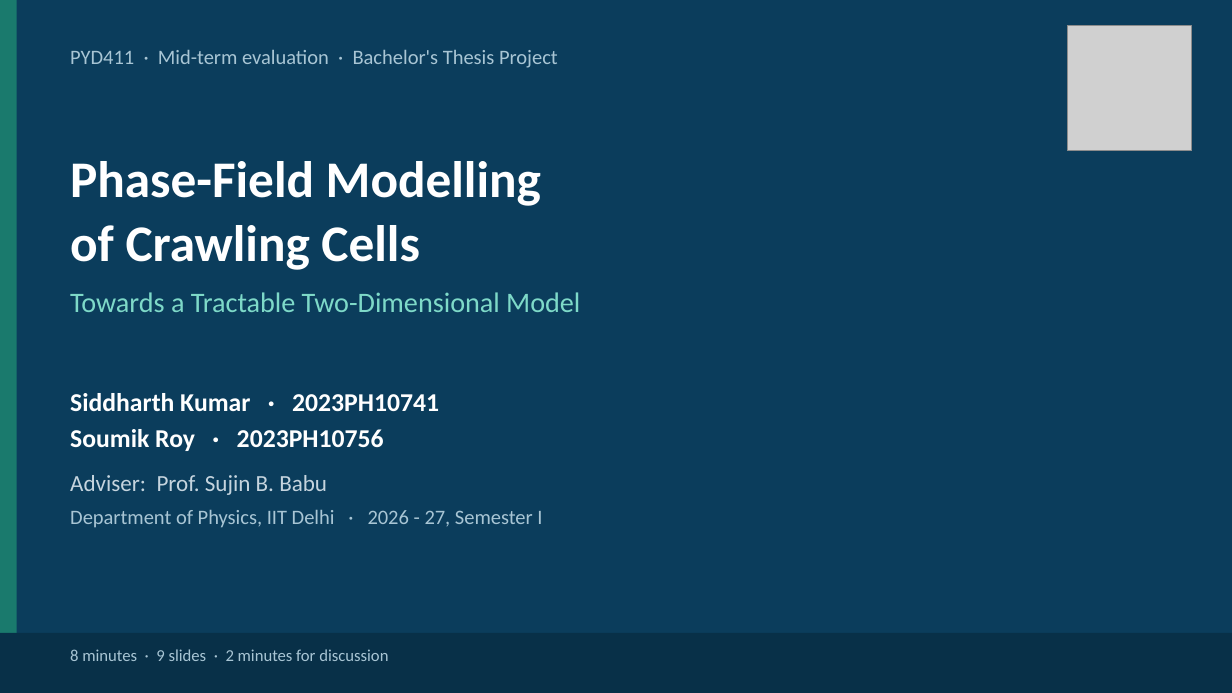
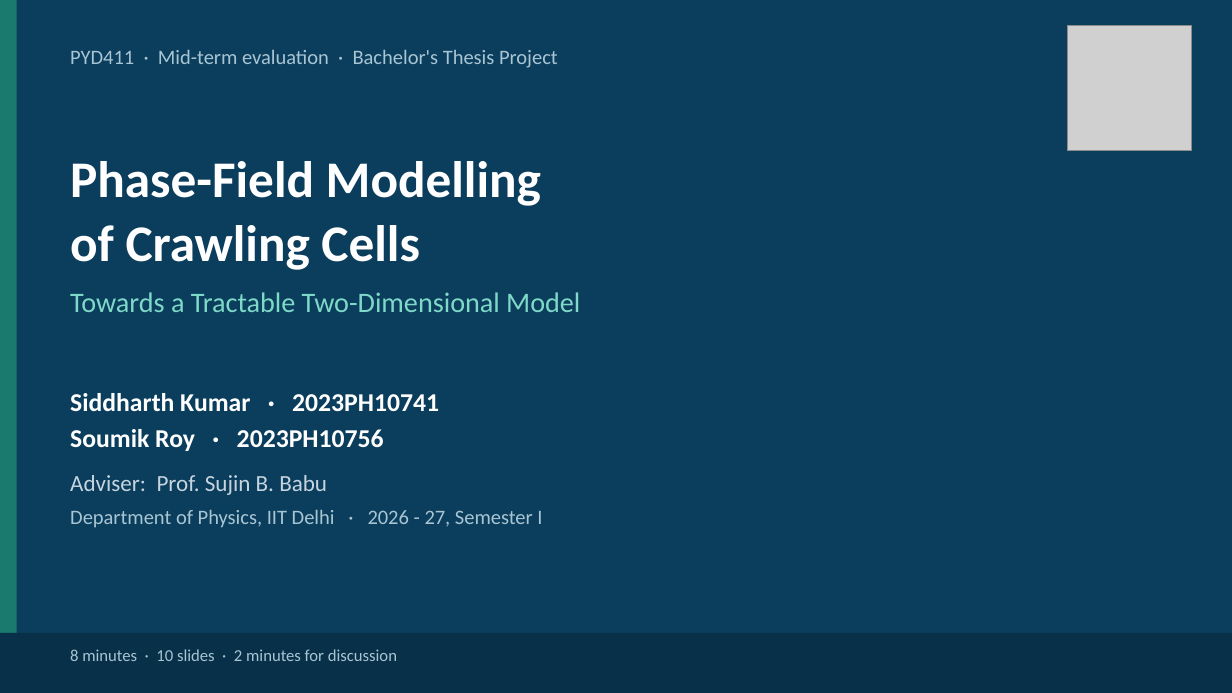
Before and after one commit to ariaydrouch/f, a slide deck: slide 1 of presentation/PYD411_midsem_presentation.pptx. Drawn at 1232x693 pixels with LibreOffice and Linux fonts; fonts in the diff are those of the drawing; grey boxes stand for pictures. Boxes give left, top, right and bottom in pixels: in the first picture for what was removed or moved away, otherwise in the second. Text is boxed around its words. In the diff, an @@ line names an element or a change of style, - is before the commit and + after.

```diff
--- a/presentation/PYD411_midsem_presentation.pptx
+++ b/presentation/PYD411_midsem_presentation.pptx
@@ text at (x1=70, y1=649, x2=397, y2=661): text changed @@
-8 minutes · 9 slides · 2 minutes for discussion
+8 minutes · 10 slides · 2 minutes for discussion
```
Also in this commit, not shown: 8 other slides changed, 1 slide added, 5 other files.
